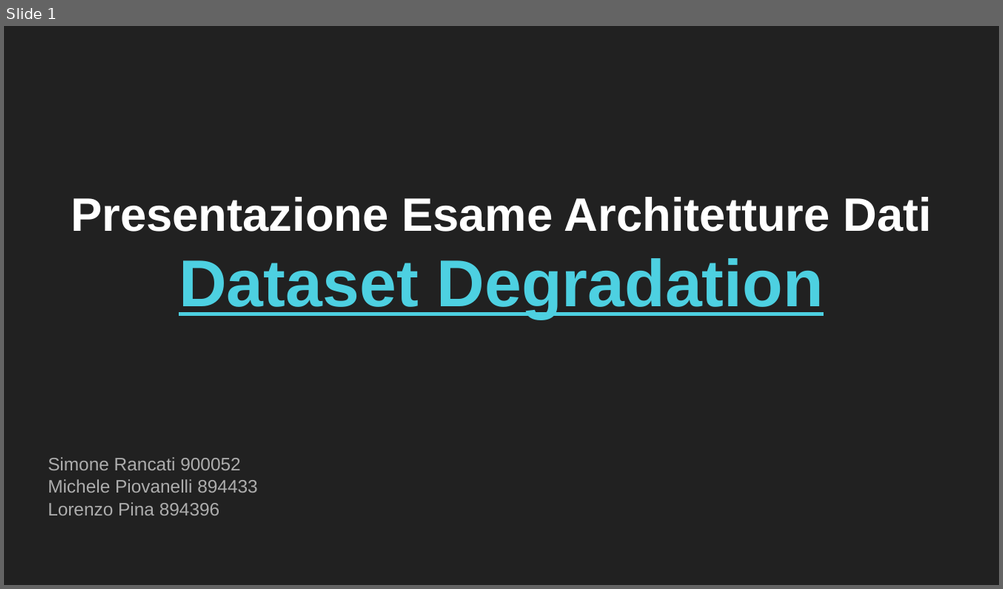
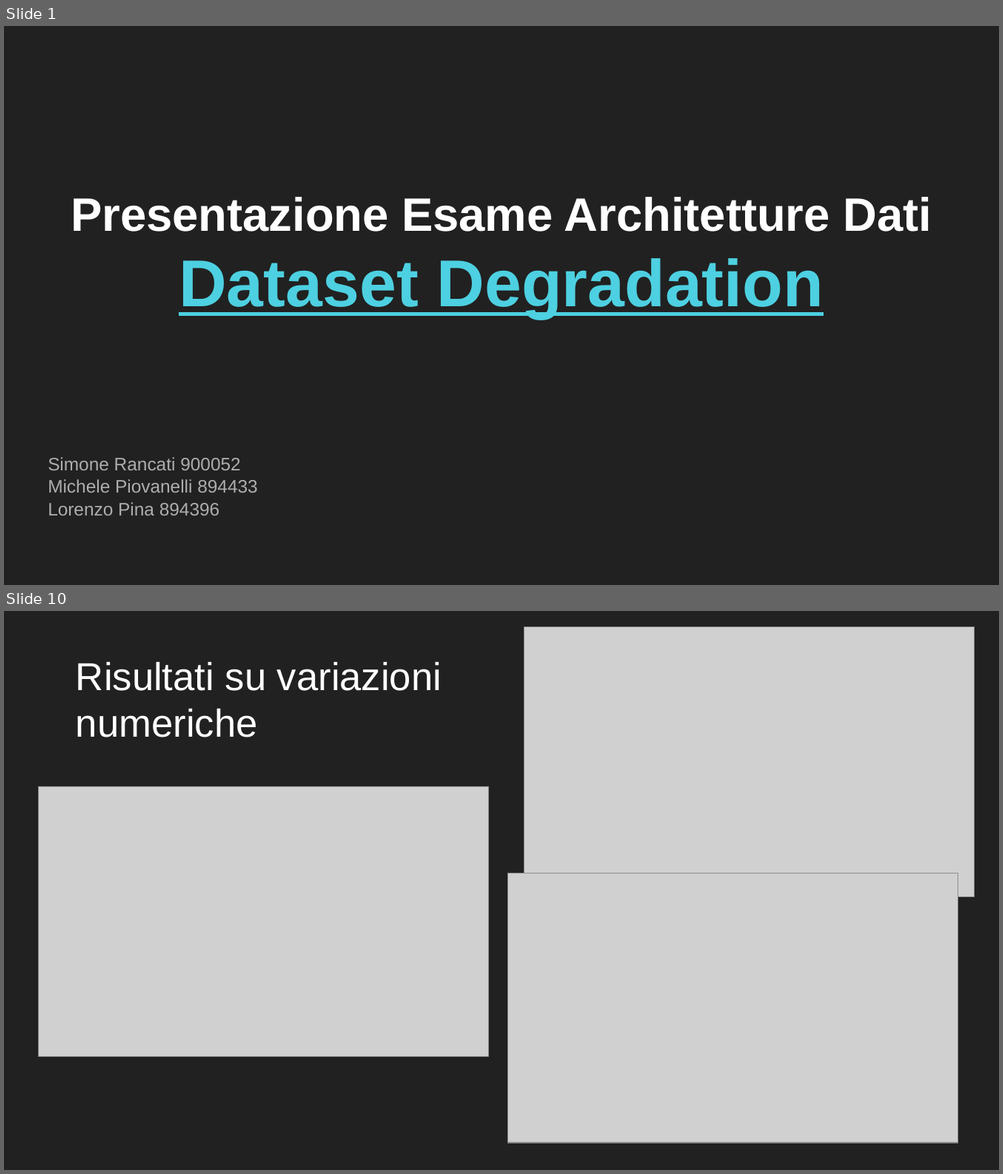
Before and after one commit to LorenzoPinaUnimib/Dataset_Degradetion, a slide deck: Presentazione Progetto Architetture dati.pptx. Shown one above the other, each under a label of ours: slide 1 before the commit, slides 1 and 10 after it; the slides between them are not shown. The pictures are 1003x589 and 1003x1174 pixels, drawn with LibreOffice and Linux fonts; fonts in the diff are those of the drawing; grey boxes stand for pictures. Boxes give left, top, right and bottom in pixels: in the first picture for what was removed or moved away, otherwise in the second. Text is boxed around its words. In the diff, an @@ line names an element or a change of style, - is before the commit and + after.

```diff
--- a/Presentazione Progetto Architetture dati.pptx
+++ b/Presentazione Progetto Architetture dati.pptx
@@ slide 10 added at <box>4,611,999,1170</box>, background #212121 @@
@@ picture added at <box>523,627,973,897</box> @@
@@ title added at <box>76,662,441,738</box>, 28.2 pt, text #FFFFFF @@
+Risultati su variazioni numeriche
@@ picture added at <box>39,787,489,1056</box> @@
@@ picture added at <box>507,874,957,1143</box> @@
```
Also in this commit, not shown: 10 slides changed, 2 other slides added, 3 slides removed, 1 other file.
